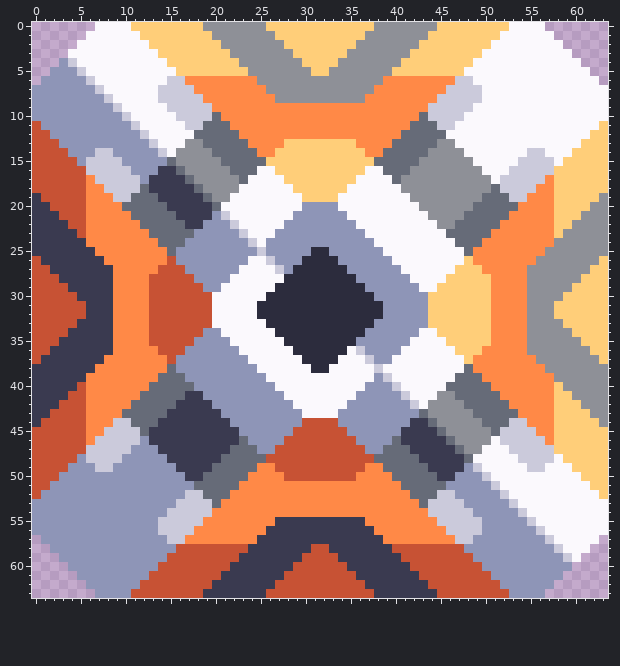
One commit to this pixel-art sprite: assets/sprites/blocks/production/harvester.png. The first picture shows the starting point.
The file is 64x64 pixels.
After the commit:
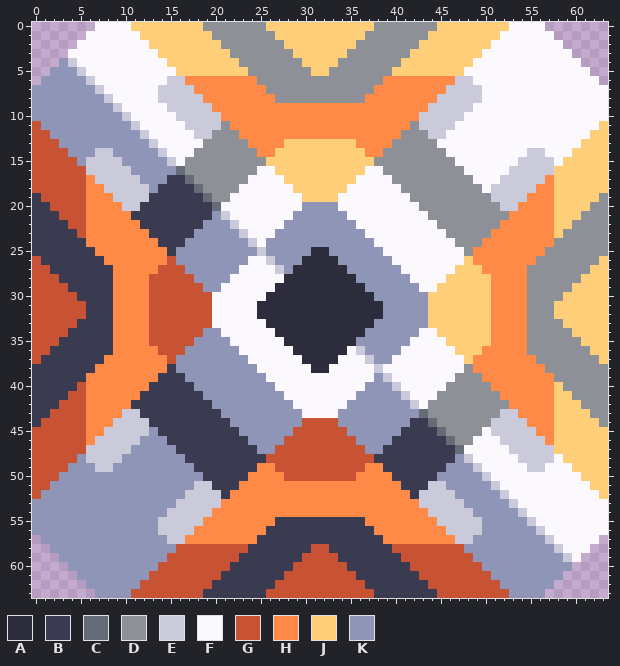
Palette (. is transparent): A #2c2c3d  B #3a3a50  C #666b78  D #8e9097  E #cbcadb  F #fbf9fd  G #c75234  H #ff8947  J #ffce79  K #8e95b7
The edit:
Changed rows in their new state; - is an unchanged pixel.
first column x 10:
10 ----------E----------------------E----------
11 ---------EED--------------------DEE---------
12 --------EEDDD------------------DDDEE--------
13 -------FFDDDDD----------------DDDDDFF-------
14 ------FF--DDDDD--------------DDDDD--FF------
15 -----EF----DDDDD------------DDDDD----FF-----
16 ----KK------DDD--------------DDD------FF----
17 ---KK--------D----------------D--------FF---
18 --EK------------------------------------FE--
19 -EEB------------------------------------DEE-
20 EEBBB----------------------------------DDDEE
21 -BBBBB--------------------------------DDDDD-
22 --BBBBB------------------------------DDDDD--
23 ---BBBBB----------------------------DDDDD---
24 ----BBB------------------------------DDD----
25 -----B--------------------------------D-----
first column x 10:
38 -----B--------------------------------D-----
39 ----BBB------------------------------DDD----
40 ---BBBBB----------------------------DDDDD---
41 --BBBBB------------------------------DDDDD--
42 -BBBBB--------------------------------DDDDD-
43 EEBBB----------------------------------DDDEE
44 -EEB------------------------------------DEE-
45 --EK------------------------------------FE--
46 ---KK--------B----------------B--------FF---
47 ----KK------BBB--------------BBB------FF----
48 -----KK----BBBBB------------BBBBB----KE-----
49 ------KK--BBBBB--------------BBBBB--KK------
50 -------KKBBBBB----------------BBBBBKK-------
51 --------EEBBB------------------BBBEE--------
52 ---------EEB--------------------BEE---------
53 ----------E----------------------E----------
Pixel boxes of the changes (left, top, right, bottom) in both pictures:
changed: (122, 112, 266, 256)
changed: (374, 112, 518, 256)
changed: (122, 364, 266, 508)
changed: (374, 364, 518, 508)
